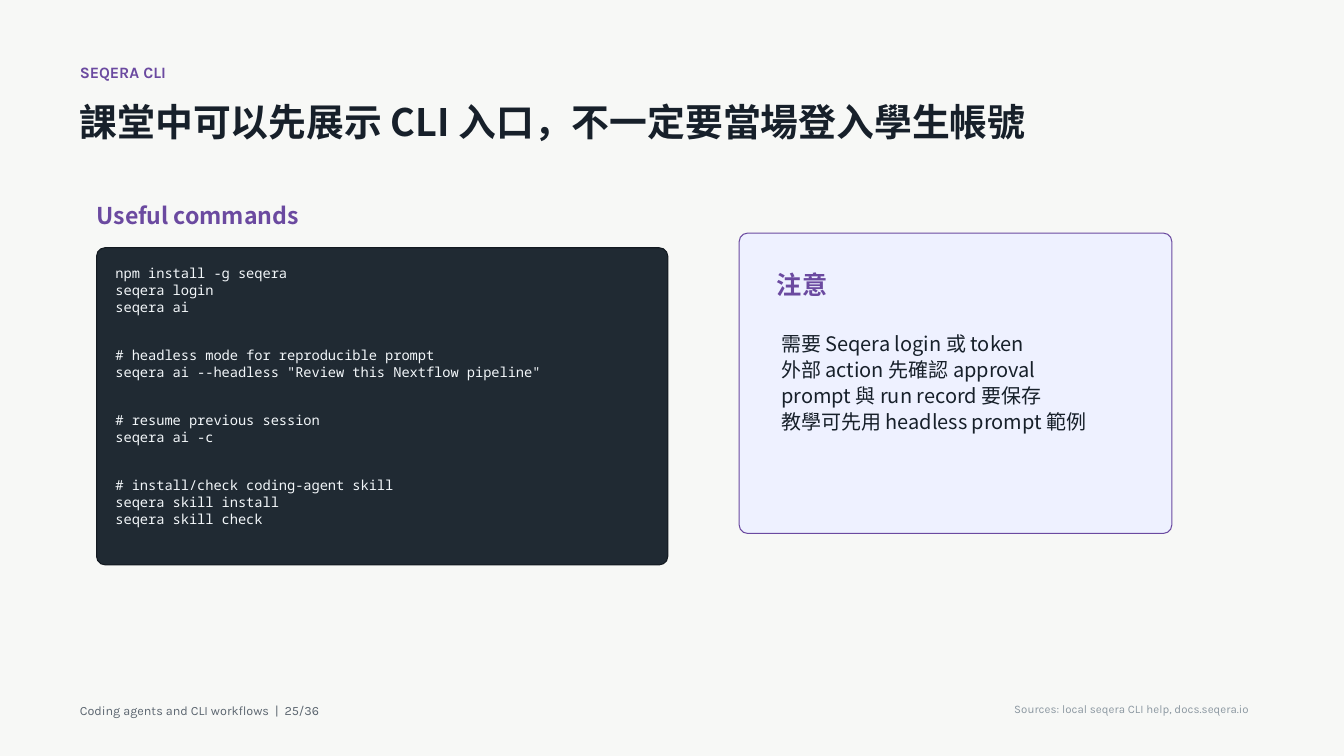
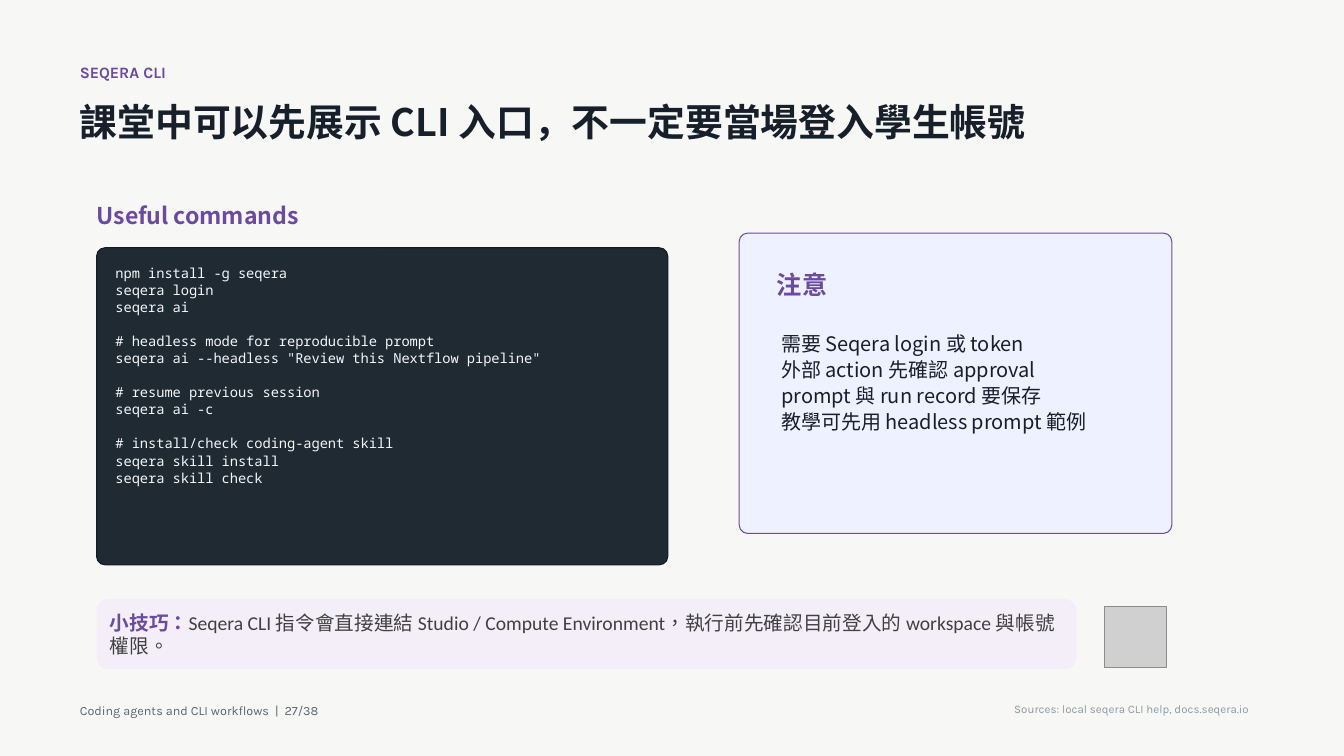
Before and after one commit to godkin1211/LLM_applications_on_BioMedicalData, a slide deck: slide 27 of slides/lesson-07-coding-agents-cli-workflows.pptx (slide 25 before the commit). Drawn at 1344x756 pixels with LibreOffice and Linux fonts; fonts in the diff are those of the drawing; grey boxes stand for pictures. Boxes give left, top, right and bottom in pixels: in the first picture for what was removed or moved away, otherwise in the second. Text is boxed around its words. In the diff, an @@ line names an element or a change of style, - is before the commit and + after.

```diff
--- a/slides/lesson-07-coding-agents-cli-workflows.pptx
+++ b/slides/lesson-07-coding-agents-cli-workflows.pptx
@@ text "npm install -g seqera" rewrapped from (x1=115, y1=267, x2=541, y2=528) to (x1=115, y1=267, x2=541, y2=487) @@
@@ rounded rectangle added at (x1=97, y1=599, x2=1077, y2=668), fill #F3EEF8, 14 pt, text #404040 @@
+小技巧：Seqera CLI 指令會直接連結 Studio / Compute Environment，執行前先確認目前登入的 workspace 與帳號權限。
@@ picture added at (x1=1105, y1=606, x2=1167, y2=667) @@
@@ text at (x1=80, y1=706, x2=319, y2=718): text changed @@
-Coding agents and CLI workflows | 25/36
+Coding agents and CLI workflows | 27/38
```
Also in this commit, not shown: 35 other slides changed, 2 slides added, 1 other file.
